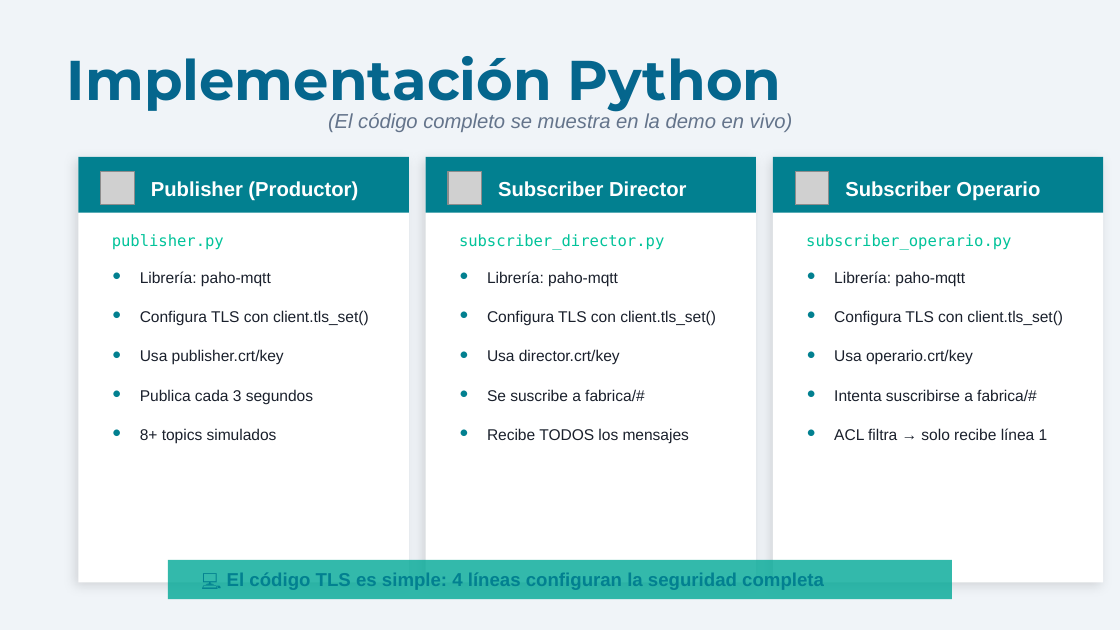
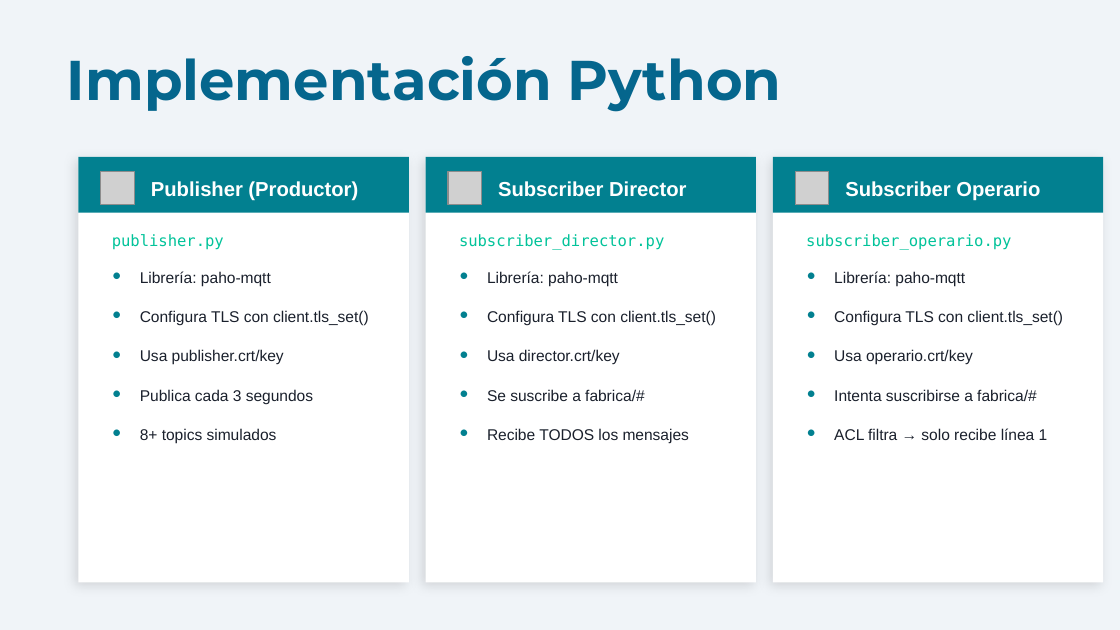
Before and after one commit to Jon8a/IoT-Reto2-Envio, a slide deck: slide 10 of Presentacion_IoT_MQTT_v2.pptx (slide 11 before the commit). Drawn at 1120x630 pixels with LibreOffice and Linux fonts; fonts in the diff are those of the drawing; grey boxes stand for pictures. Boxes give left, top, right and bottom in pixels: in the first picture for what was removed or moved away, otherwise in the second. Text is boxed around its words. In the diff, an @@ line names an element or a change of style, - is before the commit and + after.

```diff
--- a/Presentacion_IoT_MQTT_v2.pptx
+++ b/Presentacion_IoT_MQTT_v2.pptx
@@ text removed at (328,113,793,132) @@
-(El código completo se muestra en la demo en vivo)
@@ rectangle removed at (168,560,952,599) @@
@@ text removed at (227,573,824,590) @@
-💻 El código TLS es simple: 4 líneas configuran la seguridad completa
```
Also in this commit, not shown: 8 other slides changed, 2 slides removed.
